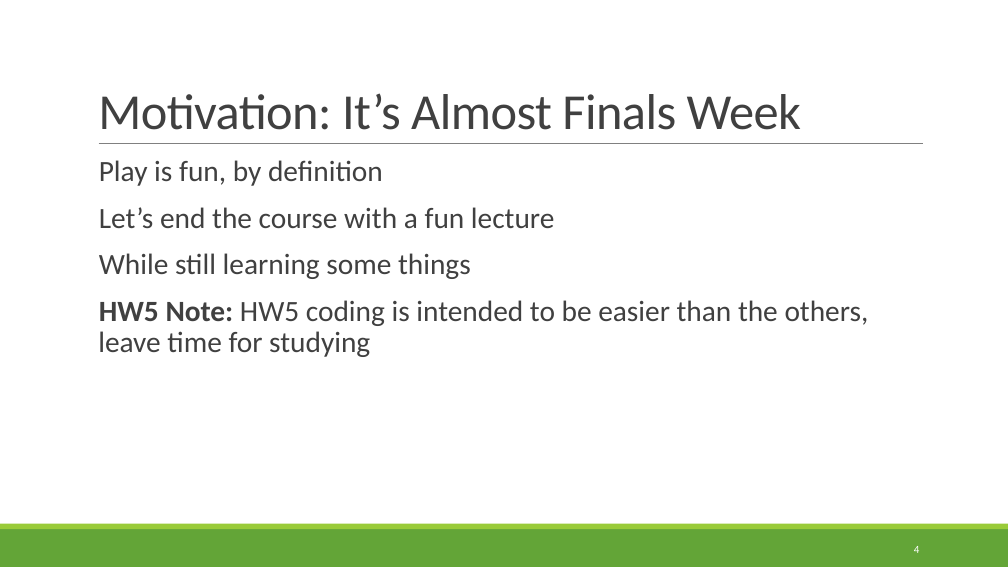
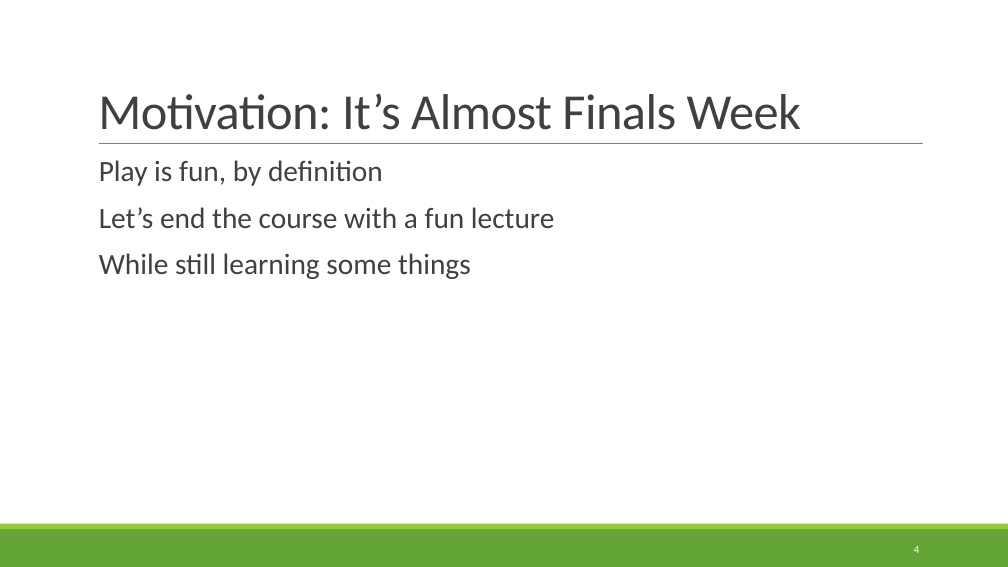
Before and after one commit to rbohrer/pl-course, a slide deck: slide 4 of LectureSlides/12Play.pptx. Drawn at 1008x567 pixels with LibreOffice and Linux fonts; fonts in the diff are those of the drawing. Boxes give left, top, right and bottom in pixels: in the first picture for what was removed or moved away, otherwise in the second. Text is boxed around its words. In the diff, an @@ line names an element or a change of style, - is before the commit and + after.

```diff
--- a/LectureSlides/12Play.pptx
+++ b/LectureSlides/12Play.pptx
@@ text at bbox=[98, 300, 869, 357]: paragraph removed @@
-  HW5 Note: HW5 coding is intended to be easier than the others, leave time for studying
```
Also in this commit, not shown: 1 other slide changed.
